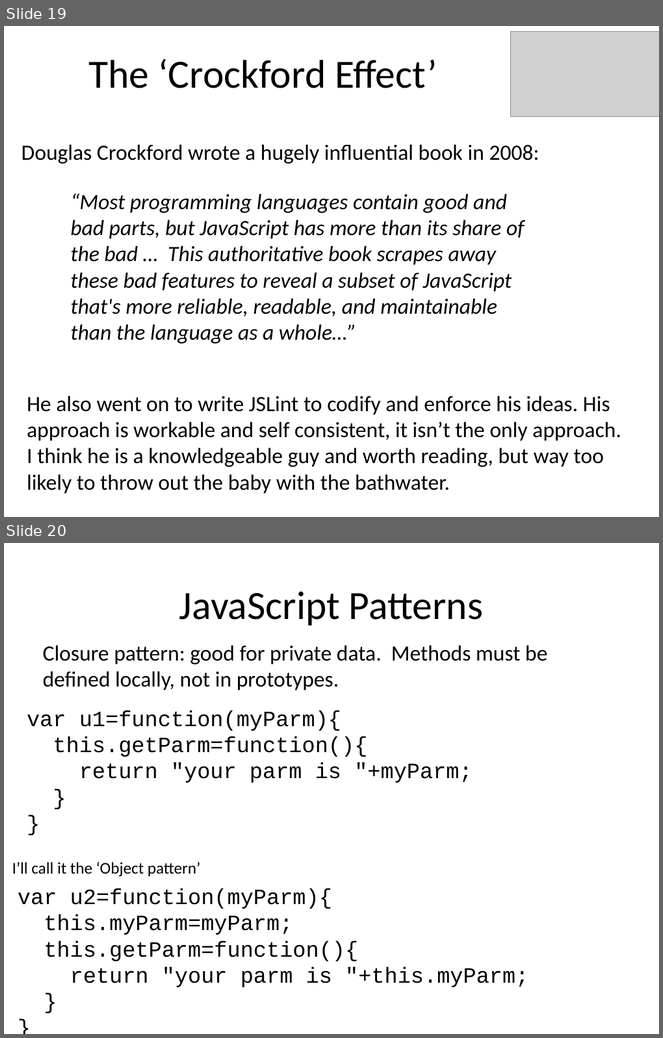
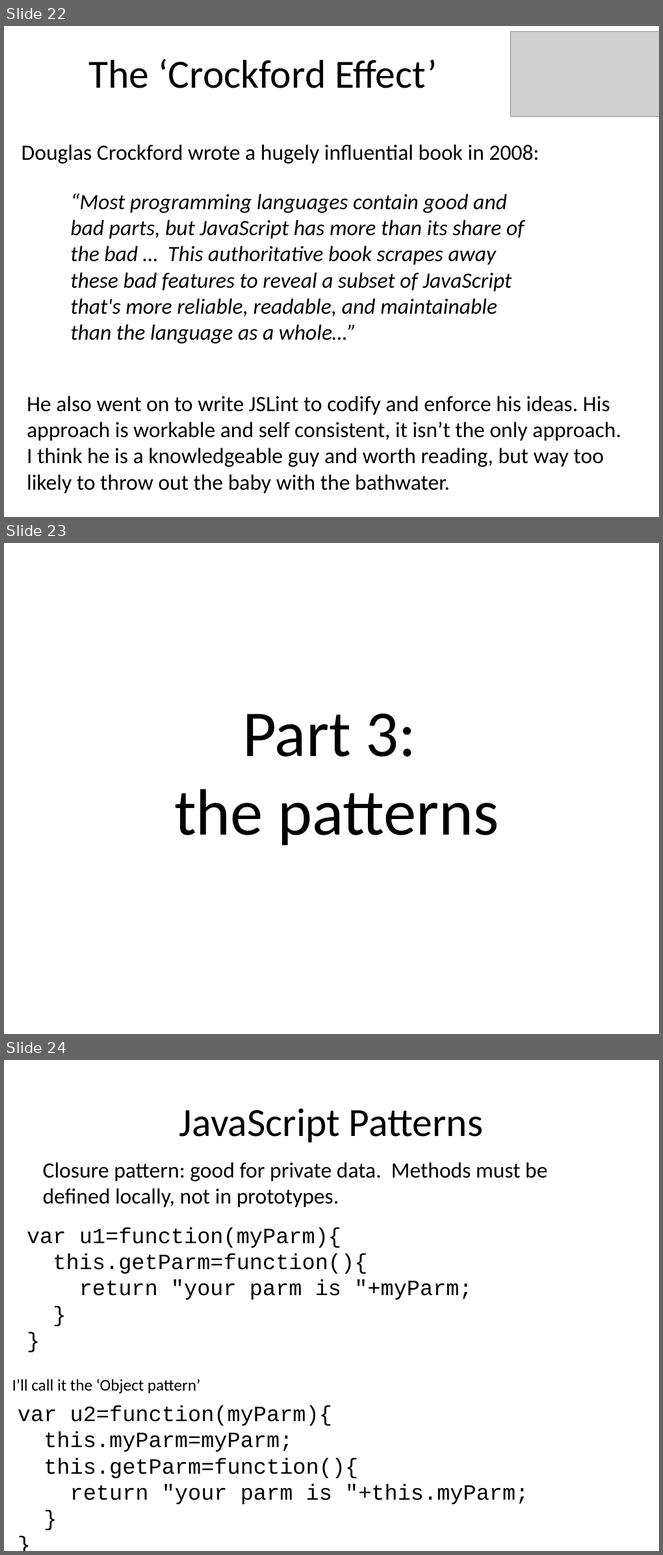
Before and after one commit to benralexander/lv, a slide deck: myD3_latest_c.ppt. Shown one above the other, each under a label of ours: slides 19 and 20 before the commit, slides 22, 23 and 24 after it. The pictures are 663x1038 and 663x1555 pixels, drawn with LibreOffice and Linux fonts; fonts in the diff are those of the drawing; grey boxes stand for pictures. Boxes give left, top, right and bottom in pixels: in the first picture for what was removed or moved away, otherwise in the second. Text is boxed around its words. In the diff, an @@ line names an element or a change of style, - is before the commit and + after.

```diff
--- a/myD3_latest_c.ppt
+++ b/myD3_latest_c.ppt
@@ slide 23 added at <box>4,543,659,1034</box>, background #FFFFFF @@
@@ title added at <box>174,713,500,846</box>, 72 pt, text #000000 @@
+Part 3:
+the patterns
@@ what was slide 19 is now slide 22 @@
@@ what was slide 20 is now slide 24 @@
```
Also in this commit, not shown: 5 slides changed, 7 other slides added.
